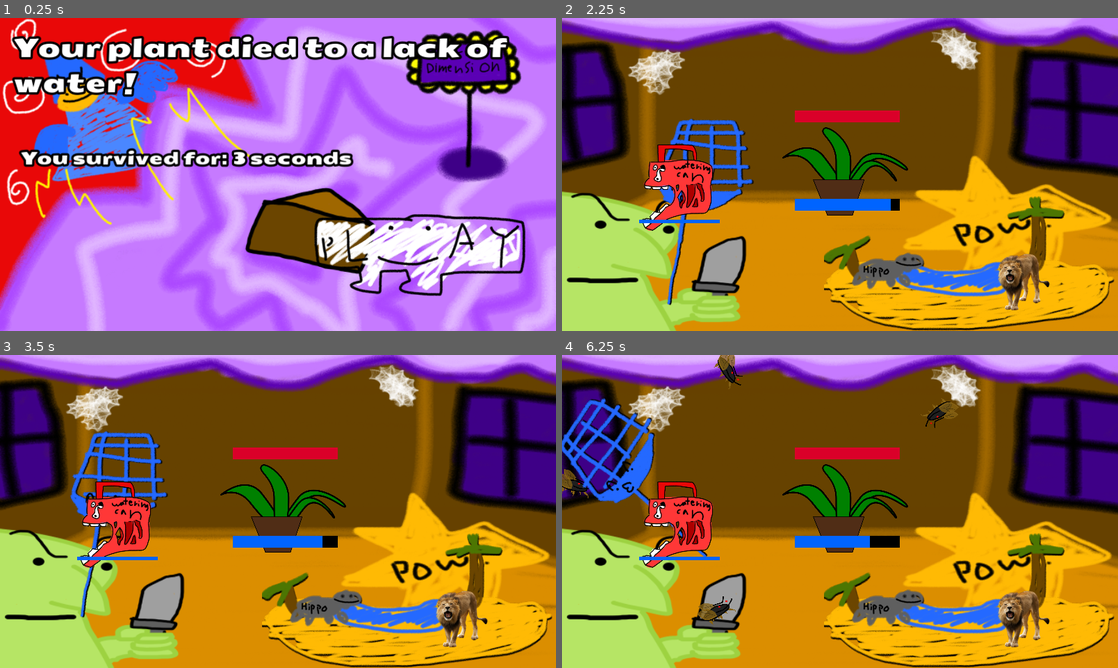
Above: before the commit, frames 1-4 (two rows, left to right).
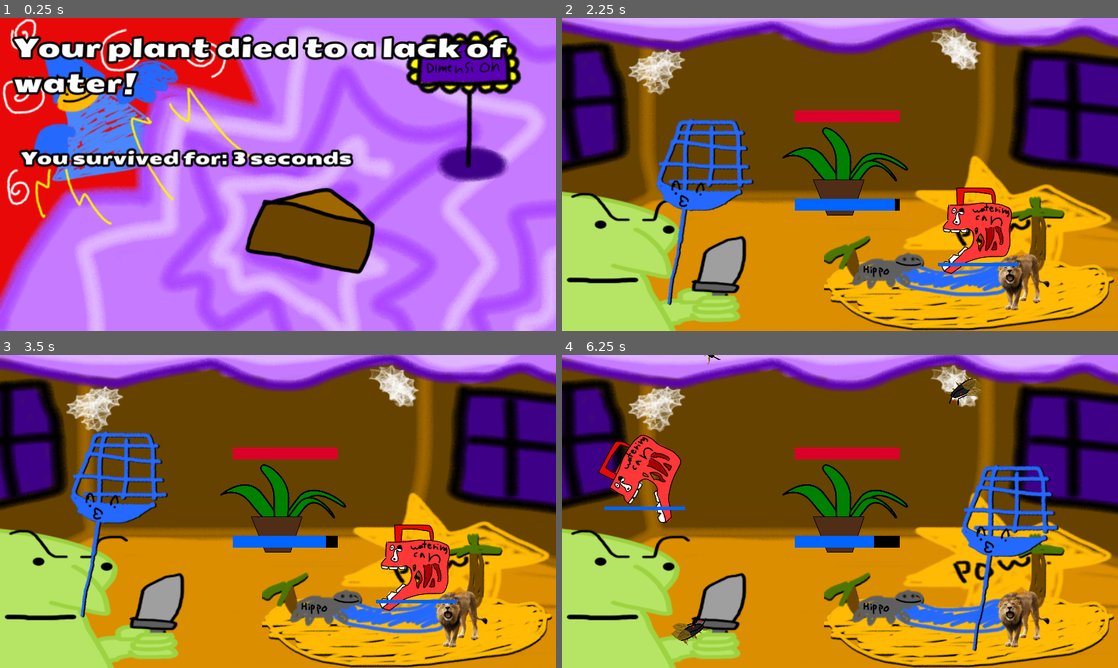
Above: after the commit, the same moments.

Repository: micycle8778/micheals-mansion
Game: Godot game, scene res://fail_screen/fail_screen.tscn
Two runs of this game, one before a commit and one after it. Both use one fixed random seed, a clock stepped at 60 frames per second and the inputs below. This scene is started directly instead of the project's main scene. The engine's default icon, where the game draws it, is replaced by a stand-in: a white triangle on a blue panel in a dark square.
Inputs (mouse positions are in pixels of both pictures, inside the frame that each line leads up to):
- Up to frame 1 (0.25 s): no input
- Up to frame 2 (2.25 s): click (984, 255) at 0.52 s; click (1001, 255) at 1.27 s; tap Enter at 2 s; move the mouse to (701, 212) at 2.02 s; hold Right mouse button (drop_tool) from 2.03 s (still down); click (701, 212) at 2.17 s
- Up to frame 3 (3.5 s): tap Space at 2.75 s; move the mouse to (116, 524) at 2.77 s; release Right mouse button (drop_tool) at 2.78 s; click (116, 524) at 2.85 s
- Up to frame 4 (6.25 s): move the mouse to (895, 442) at 3.52 s; hold Right mouse button (drop_tool) 3.53-4.28 s; click (895, 442) at 3.67 s; move the mouse to (812, 574) at 4.27 s; click (812, 574) at 4.35 s; move the mouse to (1006, 558) at 5.02 s; hold Right mouse button (drop_tool) 5.03-5.78 s; click (1006, 558) at 5.17 s; move the mouse to (673, 464) at 5.77 s; click (673, 464) at 5.85 s

The runs differ from the first frame. In frame 1, 5.6% of the frame differs, in the area x 56-95%, y 62-89%; in frame 2, 4.4%; in frame 3, 4.4%; in frame 4, 9.8%, in the area x 0-90%, y 0-95%.

Commit message:
added animation for play button on death screen
cursor is now hidden when objects are held

Diff:
--- a/fail_screen/fail_screen.tscn
+++ b/fail_screen/fail_screen.tscn
@@ -1,9 +1,46 @@
-[gd_scene load_steps=5 format=3 uid="uid://mtwl05xvpndq"]
+[gd_scene load_steps=8 format=3 uid="uid://mtwl05xvpndq"]
 
 [ext_resource type="Script" path="res://fail_screen/fail_screen.gd" id="1_es862"]
 [ext_resource type="Texture2D" uid="uid://cuxwmluab7al0" path="res://fail_screen/MichealsMansionLoss.webp" id="1_f4jr2"]
 [ext_resource type="FontFile" uid="uid://l73yc6ee676i" path="res://SeymourOne-Regular.ttf" id="2_et7q8"]
 [ext_resource type="Texture2D" uid="uid://brarw7u4dnrbt" path="res://buttons/Play.webp" id="4_ikoxu"]
+
+[sub_resource type="Animation" id="Animation_ny10k"]
+resource_name = "ShowPlay"
+length = 1.5
+tracks/0/type = "value"
+tracks/0/imported = false
+tracks/0/enabled = true
+tracks/0/path = NodePath(".:position")
+tracks/0/interp = 1
+tracks/0/loop_wrap = true
+tracks/0/keys = {
+"times": PackedFloat32Array(0.5, 1.5),
+"transitions": PackedFloat32Array(0.366022, 1),
+"update": 0,
+"values": [Vector2(1415, 450), Vector2(750, 450)]
+}
+
+[sub_resource type="Animation" id="Animation_j5ipt"]
+length = 0.001
+tracks/0/type = "value"
+tracks/0/imported = false
+tracks/0/enabled = true
+tracks/0/path = NodePath(".:position")
+tracks/0/interp = 1
+tracks/0/loop_wrap = true
+tracks/0/keys = {
+"times": PackedFloat32Array(0),
+"transitions": PackedFloat32Array(1),
+"update": 0,
+"values": [Vector2(1415, 450)]
+}
+
+[sub_resource type="AnimationLibrary" id="AnimationLibrary_aai15"]
+_data = {
+"RESET": SubResource("Animation_j5ipt"),
+"ShowPlay": SubResource("Animation_ny10k")
+}
 
 [node name="FailScreen" type="Control"]
 layout_mode = 3
@@ -58,10 +95,16 @@
 
 [node name="PlayButton" type="TextureButton" parent="."]
 layout_mode = 0
-offset_left = 722.0
+offset_left = 1415.0
 offset_top = 450.0
-offset_right = 1211.0
+offset_right = 1904.0
 offset_bottom = 640.0
 texture_normal = ExtResource("4_ikoxu")
 
+[node name="AnimationPlayer" type="AnimationPlayer" parent="PlayButton"]
+libraries = {
+"": SubResource("AnimationLibrary_aai15")
+}
+autoplay = "ShowPlay"
+
 [connection signal="pressed" from="PlayButton" to="." method="_on_play_button_pressed"]
--- a/tool/tool.gd
+++ b/tool/tool.gd
@@ -16,8 +16,10 @@
 		tool_held = v
 		if v:
 			picked_up.emit()
+			Input.mouse_mode = Input.MOUSE_MODE_CONFINED_HIDDEN
 		else:
 			dropped.emit()
+			Input.mouse_mode = Input.MOUSE_MODE_CONFINED
 
 var hold_spot := Vector2()
 
